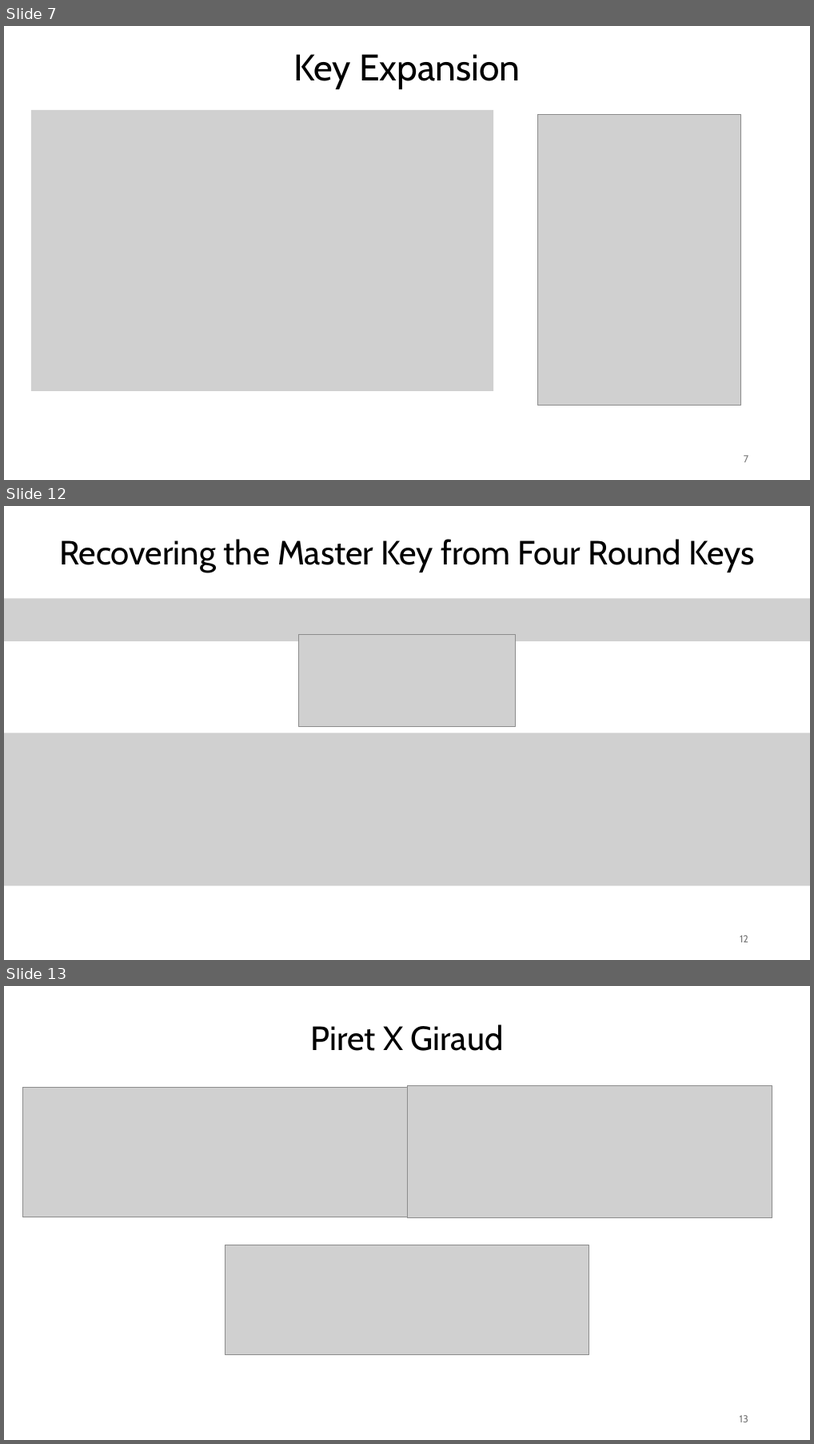
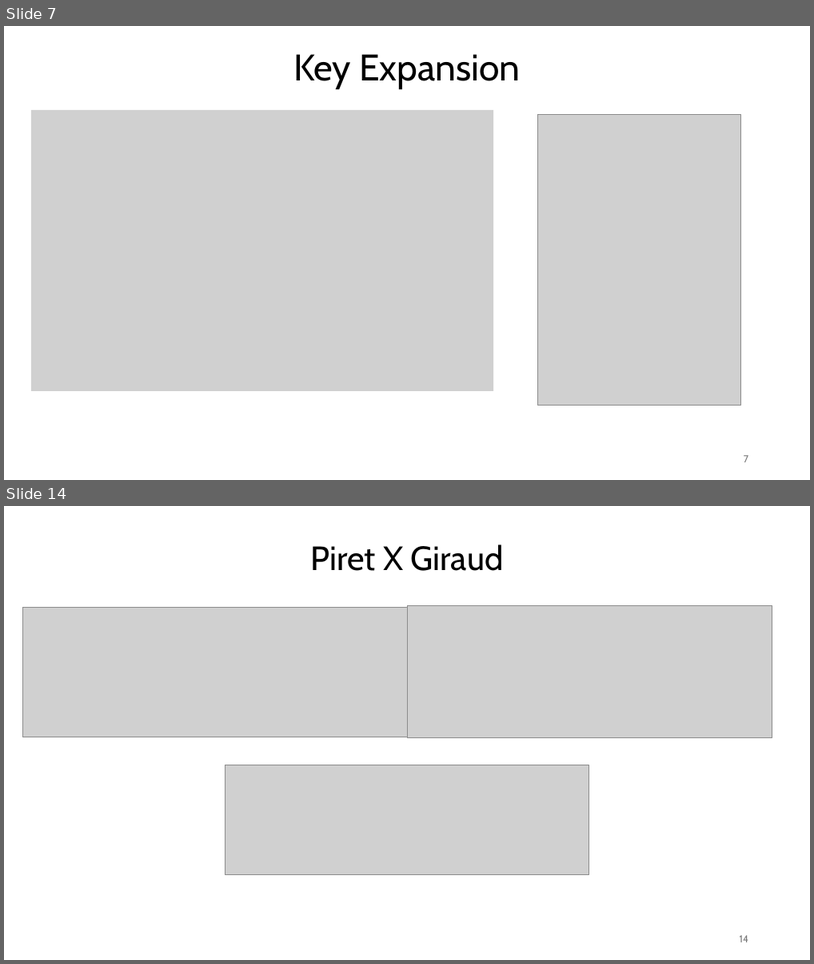
Before and after one commit to Specht1000/PFE-SM4-Fault-Injection, a slide deck: docs/Apresentation_PFE.pptx. Shown one above the other, each under a label of ours: slides 7, 12 and 13 before the commit, slides 7 and 14 after it; the slides between them are not shown. The pictures are 814x1444 and 814x964 pixels, drawn with LibreOffice and Linux fonts; fonts in the diff are those of the drawing; grey boxes stand for pictures. Boxes give left, top, right and bottom in pixels: in the first picture for what was removed or moved away, otherwise in the second. Text is boxed around its words. In the diff, an @@ line names an element or a change of style, - is before the commit and + after.

```diff
--- a/docs/Apresentation_PFE.pptx
+++ b/docs/Apresentation_PFE.pptx
@@ slide 12 removed at (4,506,810,960), background #FFFFFF @@
@@ text removed at (59,539,754,572) @@
-Recovering the Master Key from Four Round Keys
@@ picture removed at (4,599,810,641) @@
@@ picture removed at (299,634,516,726) @@
@@ picture removed at (4,733,810,885) @@
@@ page number removed at (740,935,749,942) @@
-12
@@ what was slide 13 is now slide 14 @@
@@ page number at (740,935,749,942): text changed @@
-13
+14
```
Also in this commit, not shown: 1 slide changed, 8 slides added, 5 other slides removed, 34 other files.
